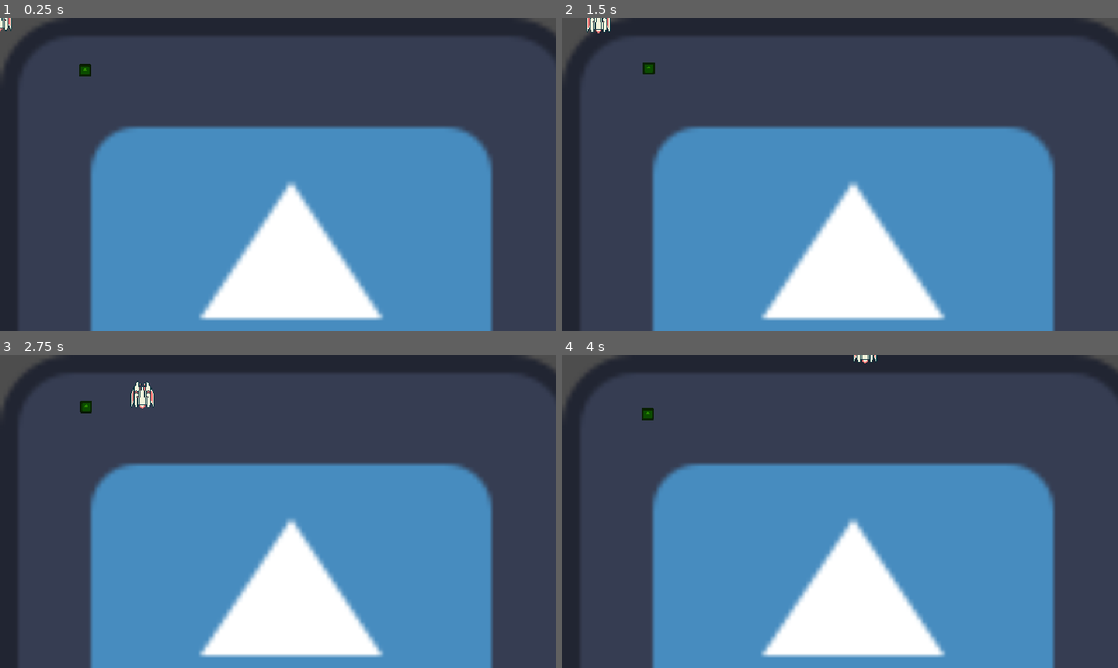
Above: before the commit, frames 1-4 (two rows, left to right).
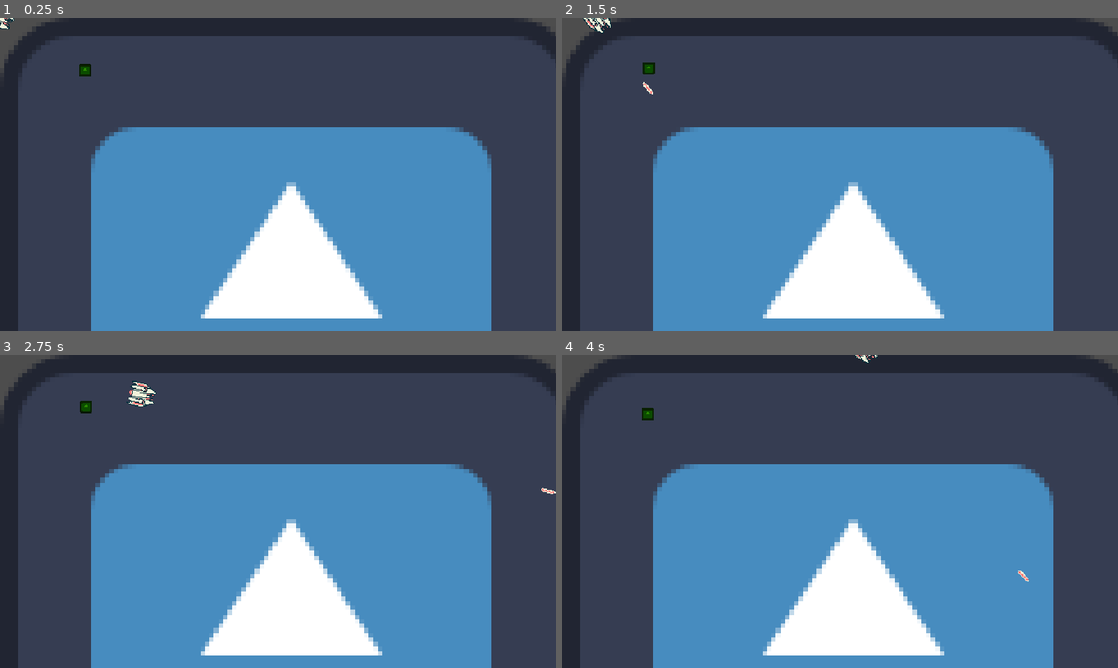
Above: after the commit, the same moments.

Repository: ungoabi/GMTK-GameJam-2026
Game: Godot game, scene res://scenes/main/main.tscn
Two runs of this game, one before a commit and one after it. Both use one fixed random seed, a clock stepped at 60 frames per second and the inputs below. The engine's default icon, where the game draws it, is replaced by a stand-in: a white triangle on a blue panel in a dark square.
Inputs (mouse positions are in pixels of both pictures, inside the frame that each line leads up to):
- Up to frame 1 (0.25 s): no input
- Up to frame 2 (1.5 s): tap Enter at 0.5 s; move the mouse to (962, 158) at 0.52 s; hold D (move_right) 0.53-1.28 s; click (962, 158) at 0.6 s; move the mouse to (728, 190) at 1.27 s; hold S (move_down) from 1.28 s (still down); click (728, 190) at 1.35 s
- Up to frame 3 (2.75 s): move the mouse to (333, 442) at 2.02 s; release S (move_down) at 2.03 s; hold D (move_right) from 2.03 s (still down); click (333, 442) at 2.1 s
- Up to frame 4 (4 s): move the mouse to (812, 574) at 2.77 s; release D (move_right) at 2.78 s; hold W (move_up) 2.78-3.53 s; click (812, 574) at 2.85 s; move the mouse to (1006, 558) at 3.52 s; hold A (move_left) from 3.53 s (still down); click (1006, 558) at 3.6 s

The runs differ from the first frame. In frame 1, 2.2% of the frame differs, in the area x 0-89%, y 0-100%; in frame 2, 2.3%; in frame 3, 2.4%, in the area x 16-100%, y 8-100%; in frame 4, 2.2%.

Commit message:
Added shooting mechanic/animation
changelog

-edited player sprite to have more frames
-set up animations for when the player is moving
-added a laser spawn marker to the player
-added code to make the ship face the mouse during gameplay
-added "shoot" action to the input map
-added a shoot function to the ship that is called when M1 is pressed
-added a laser scene for the ship to create when it shoots
-added audio stream player to the player to play shooting sound
-added shooting SFX asset
-added health var, take_damage function, and die function to civilian for testing laser collision (laser collision doesn't work yet)

Diff:
--- a/project.godot
+++ b/project.godot
@@ -54,6 +54,11 @@
 "events": [Object(InputEventKey,"resource_local_to_scene":false,"resource_name":"","device":-1,"window_id":0,"alt_press …(192 unchanged characters)…
 ]
 }
+shoot={
+"deadzone": 0.2,
+"events": [Object(InputEventMouseButton,"resource_local_to_scene":false,"resource_name":"","device":-1,"window_id":0,"alt_pressed":false,"shift_pressed":false,"ctrl_pressed":false,"meta_pressed":false,"button_mask":1,"position":Vector2(74, 10),"global_position":Vector2(83, 58),"factor":1.0,"button_index":1,"canceled":false,"pressed":true,"double_click":false,"script":null)
+]
+}
 
 [physics]
 
@@ -62,6 +67,7 @@
 
 [rendering]
 
+textures/canvas_textures/default_texture_filter=0
 rendering_device/driver.windows="d3d12"
 renderer/rendering_method="gl_compatibility"
 renderer/rendering_method.mobile="gl_compatibility"
--- a/scenes/entities/civilian/civilian.gd
+++ b/scenes/entities/civilian/civilian.gd
@@ -1,5 +1,6 @@
 extends CharacterBody2D
 
+@export var health: int = 10
 
 @export var min_wander_seconds: float = 0.2
 @export var max_wander_seconds: float = 0.8
@@ -18,10 +19,20 @@
 	movement.process_movement(direction, delta)
 	move_and_slide()
 
+	#Detecting if health is low enough to cause death
+	if health<1:
+		die()
 
 func _start_random_wander_timer() -> void:
 	wander_timer.wait_time = randf_range(min_wander_seconds, max_wander_seconds)
 
-
 func _set_random_direction() -> void:
 	direction = Vector2.UP.rotated(randf() * TAU)
+
+#Called on projectiles when a collision occurs to deal damage
+func take_damage(damage):
+	health = health-damage
+
+#Called when health reaches less than 1
+func die():
+	queue_free()
--- /dev/null
+++ b/scenes/player/laser.gd
@@ -0,0 +1,29 @@
+extends Area2D
+
+var travelled_distance=0
+
+@export var speed:int = 100
+@export var range:int = 1000
+
+func _physics_process(delta: float):
+
+	#Telling the laser to move and rotate appropriately
+	var direction = Vector2.RIGHT.rotated(rotation)
+	position += direction * speed * delta
+
+	travelled_distance += speed * delta
+
+	#Destroys the laser when it travels outside its range
+	if travelled_distance > range:
+		queue_free()
+		#print("laser destroyed due to range")
+
+#Detecting collisions and telling objects with the "take_damage" function to take damage when a collision occurs
+#This function is broken right now, should be checking for characterbody2d possibly?
+func _on_area_entered(area: Node2D):
+
+	if area.has_method("take_damage"):
+		area.take_damage(5)
+
+	queue_free()
+	print("laser destroyed in collision")
--- /dev/null
+++ b/scenes/player/laser.tscn
@@ -0,0 +1,22 @@
+[gd_scene format=3 uid="uid://uyt8wrd0lh5j"]
+
+[ext_resource type="Script" uid="uid://b5lsr3nqmgkv" path="res://scenes/player/laser.gd" id="1_2rkbe"]
+[ext_resource type="Texture2D" uid="uid://b7m55gqjlq70p" path="res://assets/sprites/player/Laser.png" id="2_xyo3k"]
+
+[sub_resource type="CapsuleShape2D" id="CapsuleShape2D_wtj55"]
+radius = 2.0
+height = 20.0
+
+[node name="Laser" type="Area2D" unique_id=1353290650]
+top_level = true
+script = ExtResource("1_2rkbe")
+speed = 900
+
+[node name="CollisionShape2D" type="CollisionShape2D" parent="." unique_id=910357434]
+position = Vector2(-1, 4.371139e-08)
+rotation = 1.5707964
+shape = SubResource("CapsuleShape2D_wtj55")
+
+[node name="Sprite2D" type="Sprite2D" parent="." unique_id=783019394]
+rotation = -1.5707964
+texture = ExtResource("2_xyo3k")
--- a/scenes/player/player.gd
+++ b/scenes/player/player.gd
@@ -3,17 +3,49 @@
 
 @onready var movement: Movement = $Movement
 @onready var animation: AnimationPlayer = $%AnimationPlayer
+@onready var sprite: Sprite2D = $%Sprite2D
+@onready var laser_spawn: Marker2D = $%LaserSpawn
+@onready var audio_player: AudioStreamPlayer2D = $AudioStreamPlayer2D
+@onready var cooldown_timer: Timer = $%ShootCooldown
 
 var input_direction: Vector2 = Vector2.ZERO
-
-func _ready() -> void:
-	animation.play("Idle")
+var can_shoot: bool = true
 
 func _physics_process(delta: float) -> void:
 	_gather_input()
 	movement.process_movement(input_direction, delta)
 	move_and_slide()
 
+	#Checking if there is an input direction to play/stop the boost animation
+	if input_direction:
+		animation.play("boost")
+	else:
+		animation.stop()
+		sprite.frame = 7
+
+	#Code to make the ship look at the mouse during gameplay
+	var mouse_position = get_global_mouse_position()
+	look_at(mouse_position)
+
+	#Detecting the shoot input
+	if Input.is_action_just_pressed("shoot") and can_shoot:
+		shoot()
 
 func _gather_input() -> void:
 	input_direction = Input.get_vector("move_left", "move_right", "move_up", "move_down")
+
+#function to shoot a laser and activate the cooldown timer
+func shoot() -> void:
+	can_shoot = false
+	cooldown_timer.start()
+	const LASER = preload("res://scenes/player/laser.tscn")
+	var new_laser = LASER.instantiate()
+	new_laser.global_position = laser_spawn.global_position
+	new_laser.global_rotation = laser_spawn.global_rotation
+	laser_spawn.add_child(new_laser)
+	%AudioStreamPlayer2D.play()
+	#print("laser created")
+
+#allowing the player to shoot when the cooldown timer is expired
+func _on_shoot_cooldown_timeout() -> void:
+	can_shoot=true
--- a/scenes/player/player.tscn
+++ b/scenes/player/player.tscn
@@ -2,9 +2,25 @@
 
 [ext_resource type="Script" uid="uid://q4qnedni5a7w" path="res://scenes/player/player.gd" id="1_dovo2"]
 [ext_resource type="PackedScene" uid="uid://xmjmw0jhintb" path="res://scenes/components/movement/movement.tscn" id="2_gmlin"]
-[ext_resource type="Texture2D" uid="uid://dj6mn85b7q2ru" path="res://assets/sprites/player/Player_spritesheet.png" id="2_lvxji"]
+[ext_resource type="Texture2D" uid="uid://bkvhex1r1tbrc" path="res://assets/sprites/player/Player_spritesheet.png" id="2_lvxji"]
+[ext_resource type="AudioStream" uid="uid://b1cei4nh7wn7x" path="res://assets/audio/sfx/Pew.wav" id="4_lvxji"]
 
 [sub_resource type="CircleShape2D" id="CircleShape2D_rs74b"]
+
+[sub_resource type="Animation" id="Animation_75vfm"]
+length = 0.001
+tracks/0/type = "value"
+tracks/0/imported = false
+tracks/0/enabled = true
+tracks/0/path = NodePath("Sprite2D:frame")
+tracks/0/interp = 1
+tracks/0/loop_wrap = true
+tracks/0/keys = {
+"times": PackedFloat32Array(0),
+"transitions": PackedFloat32Array(1),
+"update": 1,
+"values": [0]
+}
 
 [sub_resource type="Animation" id="Animation_p47bc"]
 resource_name = "Idle"
@@ -23,36 +39,25 @@
 "values": [0, 1, 2]
 }
 
-[sub_resource type="Animation" id="Animation_75vfm"]
-length = 0.001
-tracks/0/type = "value"
-tracks/0/imported = false
-tracks/0/enabled = true
-tracks/0/path = NodePath("Sprite2D:frame")
-tracks/0/interp = 1
-tracks/0/loop_wrap = true
-tracks/0/keys = {
-"times": PackedFloat32Array(0),
-"transitions": PackedFloat32Array(1),
-"update": 1,
-"values": [0]
-}
-
 [sub_resource type="AnimationLibrary" id="AnimationLibrary_0owmy"]
 _data = {
-&"Idle": SubResource("Animation_p47bc"),
-&"RESET": SubResource("Animation_75vfm")
+&"RESET": SubResource("Animation_75vfm"),
+&"boost": SubResource("Animation_p47bc")
 }
 
 [node name="Player" type="CharacterBody2D" unique_id=457442979]
+top_level = true
 script = ExtResource("1_dovo2")
 
 [node name="Sprite2D" type="Sprite2D" parent="." unique_id=148868581]
+unique_name_in_owner = true
 texture_filter = 1
+rotation = 1.5707964
 texture = ExtResource("2_lvxji")
-hframes = 6
+hframes = 8
 
 [node name="CollisionShape2D" type="CollisionShape2D" parent="." unique_id=2049034449]
+visible = false
 shape = SubResource("CircleShape2D_rs74b")
 
 [node name="Movement" parent="." unique_id=1935556351 instance=ExtResource("2_gmlin")]
@@ -61,3 +66,18 @@
 [node name="AnimationPlayer" type="AnimationPlayer" parent="." unique_id=236606133]
 unique_name_in_owner = true
 libraries/ = SubResource("AnimationLibrary_0owmy")
+
+[node name="LaserSpawn" type="Marker2D" parent="." unique_id=2052690699]
+unique_name_in_owner = true
+position = Vector2(15, 0)
+
+[node name="AudioStreamPlayer2D" type="AudioStreamPlayer2D" parent="." unique_id=1178205511]
+unique_name_in_owner = true
+stream = ExtResource("4_lvxji")
+volume_db = -10.0
+
+[node name="ShootCooldown" type="Timer" parent="." unique_id=1871097136]
+unique_name_in_owner = true
+wait_time = 0.5
+
+[connection signal="timeout" from="ShootCooldown" to="." method="_on_shoot_cooldown_timeout"]
Not shown, added: assets/audio/sfx/Pew.wav.import
Binary file added: assets/sprites/player/Laser.png
Not shown, changed: assets/sprites/player/Laser.png.import
Binary file changed: assets/sprites/player/Player_spritesheet.png
Not shown: 1 places in scenes/main/main.tscn that only renumber resources
Not shown, added: scenes/player/laser.gd.uid
Not shown, added: assets/audio/sfx/Pew.wav
